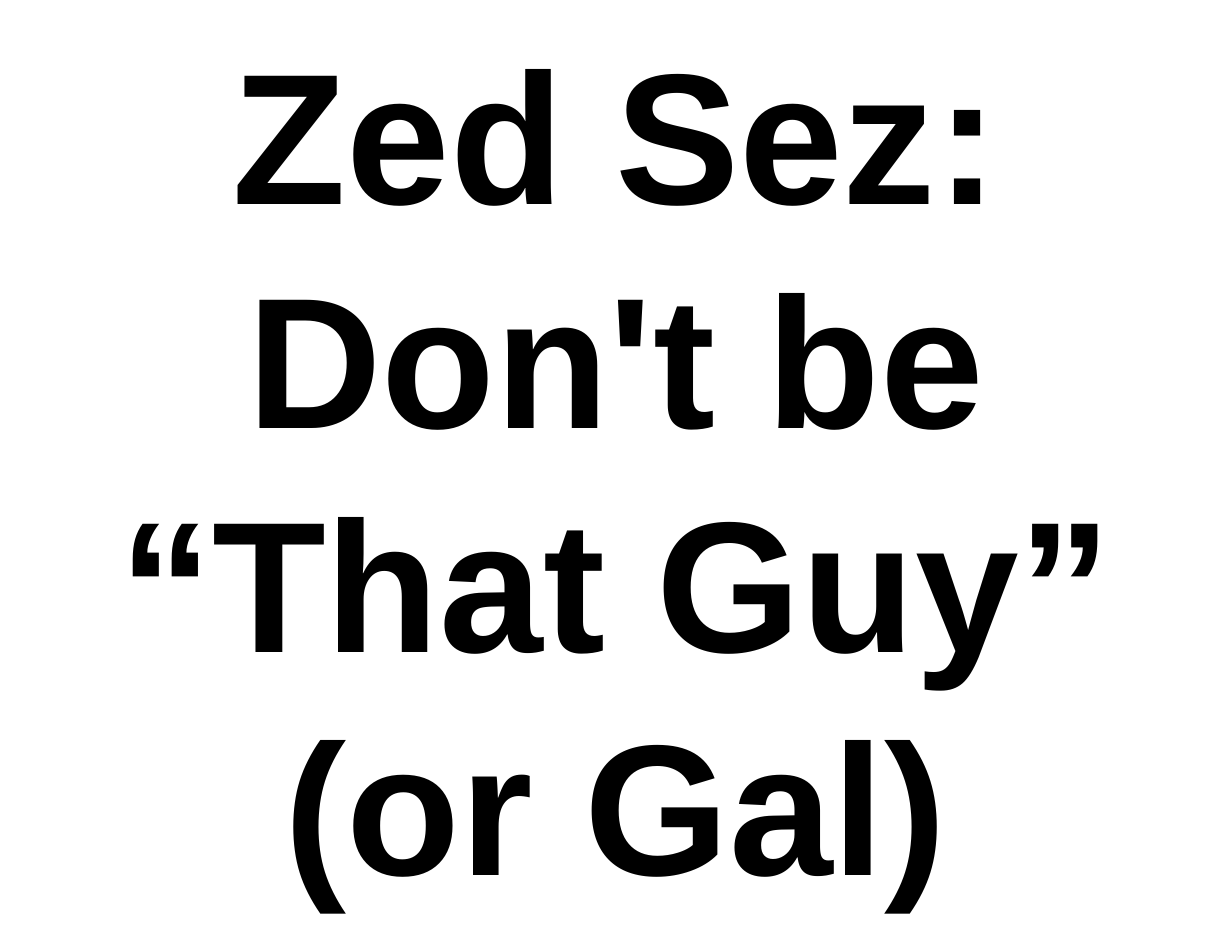
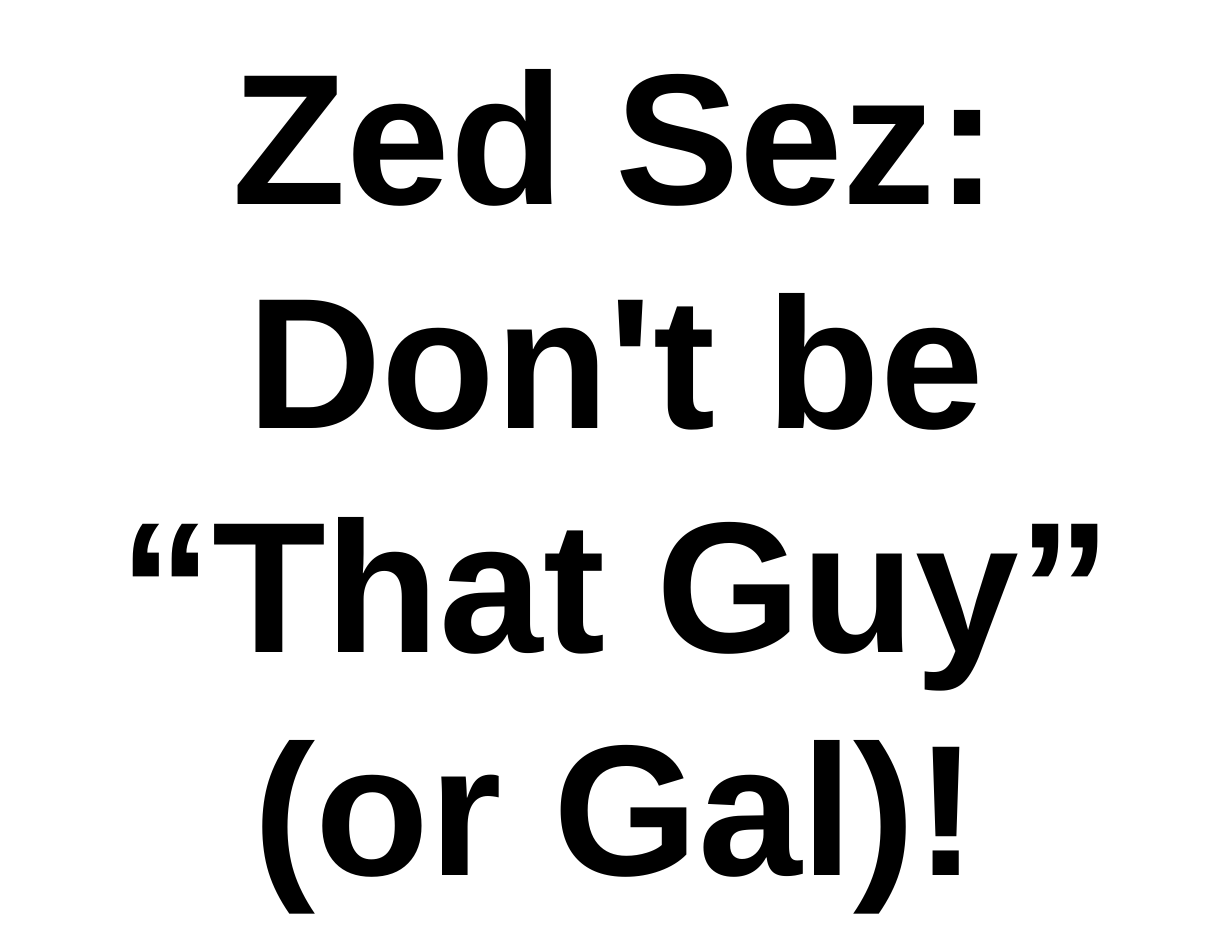
Before and after one commit to thewoolleyman/ci_for_the_rails_guy_or_gal, a slide deck: slide 35 of presentation/ci_for_the_web_2.0_guy_or_gal.odp (slide 30 before the commit). Drawn at 1232x925 pixels with LibreOffice and Linux fonts; fonts in the diff are those of the drawing. Boxes give left, top, right and bottom in pixels: in the first picture for what was removed or moved away, otherwise in the second. Text is boxed around its words. In the diff, an @@ line names an element or a change of style, - is before the commit and + after.

```diff
--- a/presentation/ci_for_the_web_2.0_guy_or_gal.odp
+++ b/presentation/ci_for_the_web_2.0_guy_or_gal.odp
@@ title at (119, 69, 1112, 909): text changed @@
-Zed Sez: Don't be “That Guy” (or Gal)
+Zed Sez: Don't be “That Guy” (or Gal)!
```
Also in this commit, not shown: 4 other slides changed, 7 slides added, 1 slide removed, 1 other file.
